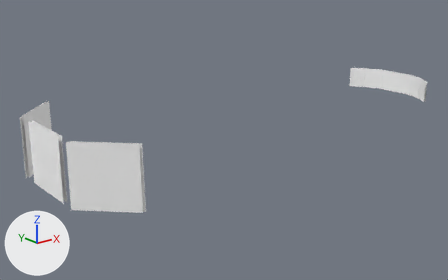
The OBJ model meshes/map/blast_covers_mesh.obj: old version first, new version second.
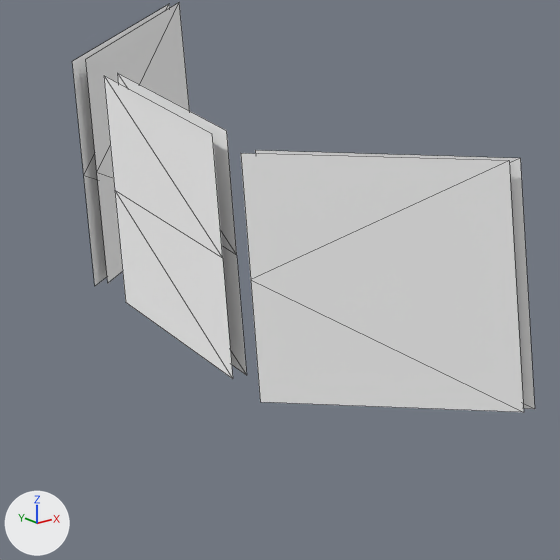
Old and new are each drawn whole from a 50 mm camera at (-18.25, -25.08, 9.93) aimed at (2.79, 1.22, -0.59) and again close up on the part from 0% to 34% of the width and 36% to 90% of the height. The axes (+X, +Y, +Z) are drawn at lower left. The lights are the same throughout. The close-ups show mesh edges as thin lines. Where no turn or scale is listed for an object, it has been applied to the vertices.

In view in the first close-up: 'blast_covers_mesh'.
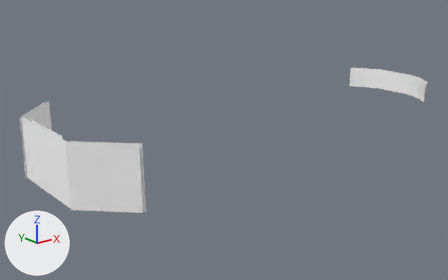
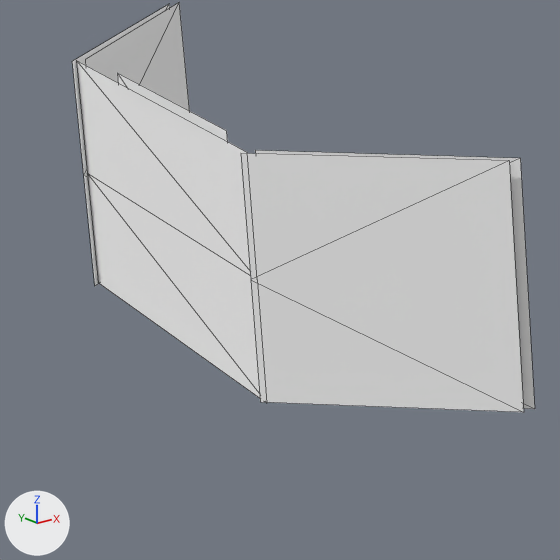
What differs and where, as boxes (x1, y1, x2, y2) in the close-ups (560 x 560 px; the box of a moved part takes in the faces that stretch with it):
part 1 of me_blast_covers_mesh, moved or reshaped
    before: (104, 76, 233, 379)
    after: (76, 61, 267, 403)

What changed in the scene script:
```text
Change me_blast_covers_mesh:
    where me_blast_covers_mesh.from_pydata(...)  # 56 vertices, 40 faces; spans x -8.4..18.7, y -4.7..4.6, z -0.6..2.5
    used by ob_blast_covers_mesh; location = (0.0, 0.0, 0.0)
    me_blast_covers_mesh part 1: the loose piece of 6 vertices spanning x -8.3, y -1.7..1.4, z -0.5..2.4 is scaled about its middle by (1, 1.57, 1)
```
